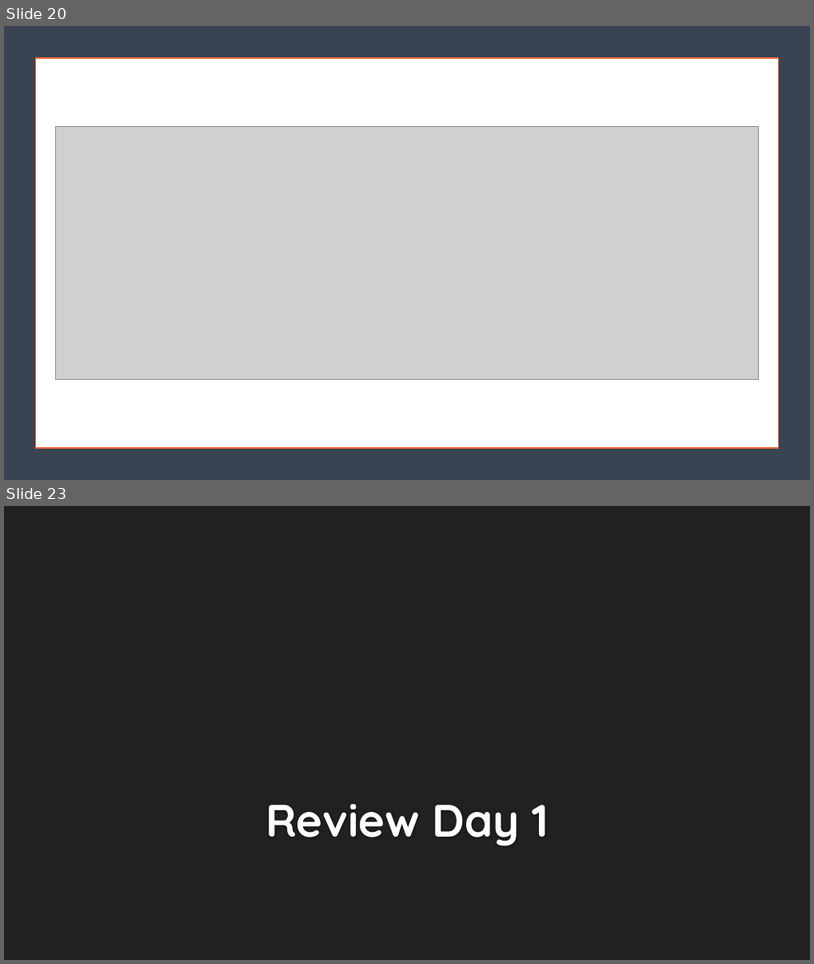
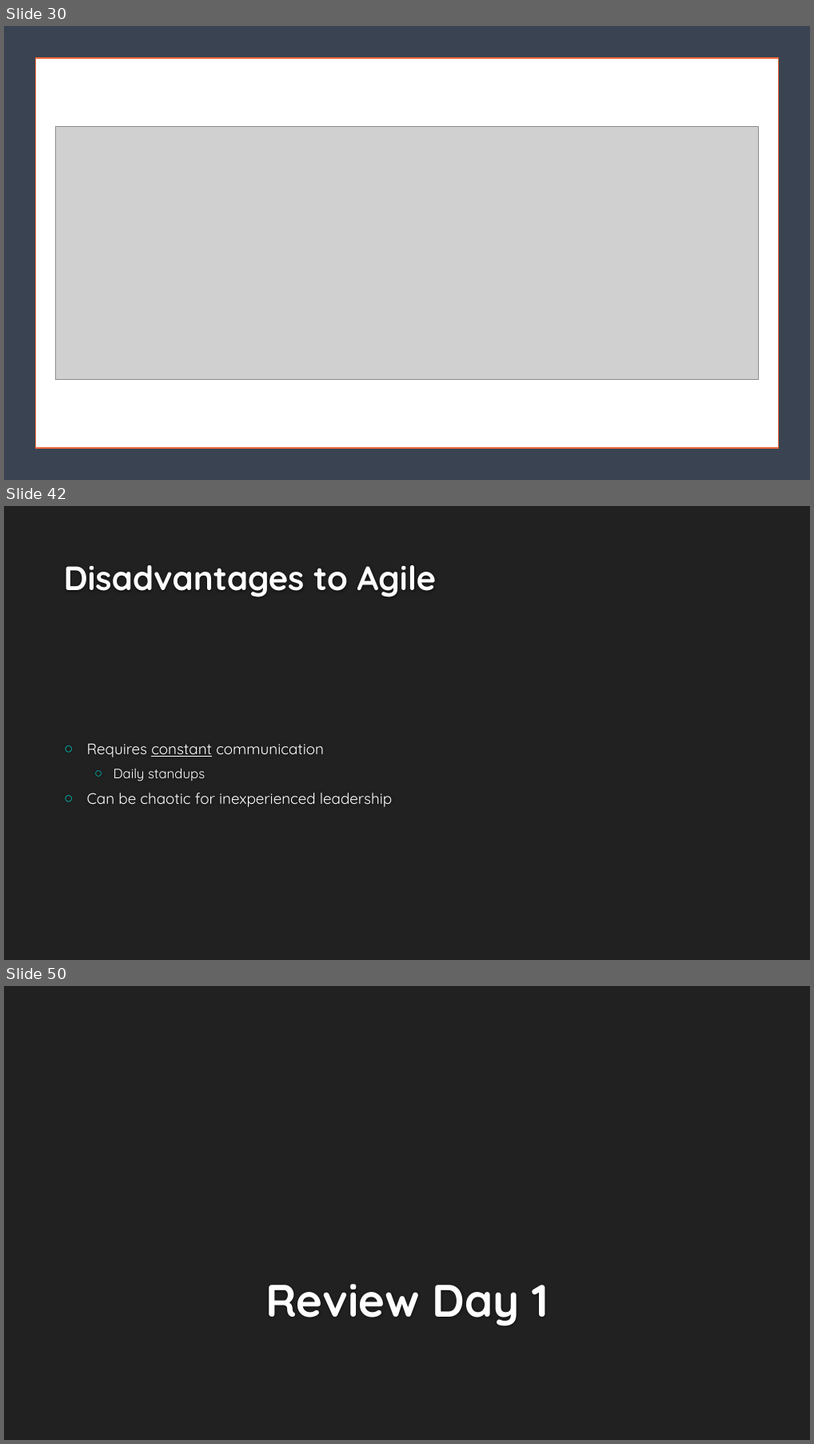
Before and after one commit to hexa-decim8/ISBPM, a slide deck: Class_Materials/Week_3/Day_1/ISBPM w3d1.pptx. Shown one above the other, each under a label of ours: slides 20 and 23 before the commit, slides 30, 42 and 50 after it; the slides between them are not shown. The pictures are 814x964 and 814x1444 pixels, drawn with LibreOffice and Linux fonts; fonts in the diff are those of the drawing; grey boxes stand for pictures; background and template pictures are left out. Boxes give left, top, right and bottom in pixels: in the first picture for what was removed or moved away, otherwise in the second. Text is boxed around its words. In the diff, an @@ line names an element or a change of style, - is before the commit and + after.

```diff
--- a/Class_Materials/Week_3/Day_1/ISBPM w3d1.pptx
+++ b/Class_Materials/Week_3/Day_1/ISBPM w3d1.pptx
@@ slide 42 added at [4, 506, 810, 960], background picture (left out) @@
@@ title added at [64, 565, 437, 597], 40 pt, text #FEFEFE, bold @@
+Disadvantages to Agile
@@ text added at [87, 743, 392, 807], 18 pt, text #FFFFFF @@
+○ Requires constant communication
+  ○ Daily standups
+○ Can be chaotic for inexperienced leadership
@@ what was slide 20 is now slide 30 @@
@@ what was slide 23 is now slide 50 @@
```
Also in this commit, not shown: 4 slides changed, 27 other slides added, 1 slide removed, 5 other files.
